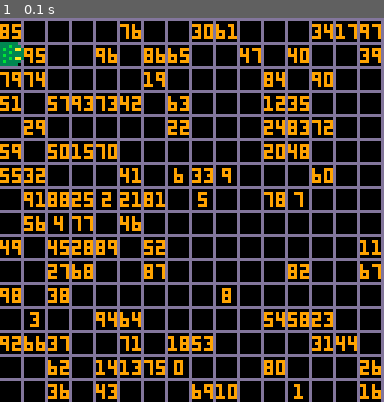
Above: before the commit, frame 1.
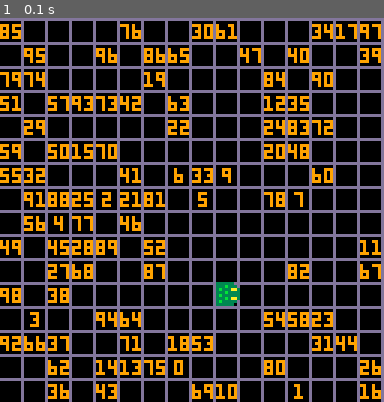
Above: after the commit, the same moment.

Repository: joey-suplari/ludum42
Game: PICO-8 cartridge numsnake.p8
The game is run twice, just before and just after one commit, with the same random seed, the same clock (stepped at 60 frames per second) and the same inputs.
Inputs:
- Up to frame 1 (0.1 s): no input

The runs differ from the first frame. In frame 1, 0.7% of the frame differs, in the area x 0-63%, y 6-75%.

Commit message:
Smore work

Diff:
--- a/numsnake.p8
+++ b/numsnake.p8
@@ -70,11 +70,17 @@
     shuffle(numarr)
 
     -- find first snake position
+    local idx=1
+    local tmparr={}
+    for foo,val in pairs(numarr) do
+        if val > maxnum then
+            tmparr[idx]=val
+            idx=idx+1
+        end
+    end
 
-    tmparr = {}
-    for idx,val in pairs(numarr) do
-        tmparr[val]=idx
-    end
+    local r = flr(rnd(#tmparr))
+    local snakeIdx = tmparr[r]
 
 
     local snakePlaced=false
@@ -83,6 +89,11 @@
         for y=0,15 do
             local num = numarr[count]
 
+            if count == snakeIdx then
+                spx=x*8
+                spy=y*8
+            end
+
             -- only display 1 and 2 digit numbers for now
             if num < maxnum then
                 if num < 10 then
@@ -90,11 +101,6 @@
                 else
                     print(num,x*8,y*8+2,9)
                 end
-            elseif not(snakePlaced) then
-                spx=x*8
-                spy=y*8
-
-                snakePlaced=true
             end
 
             count=count+1
